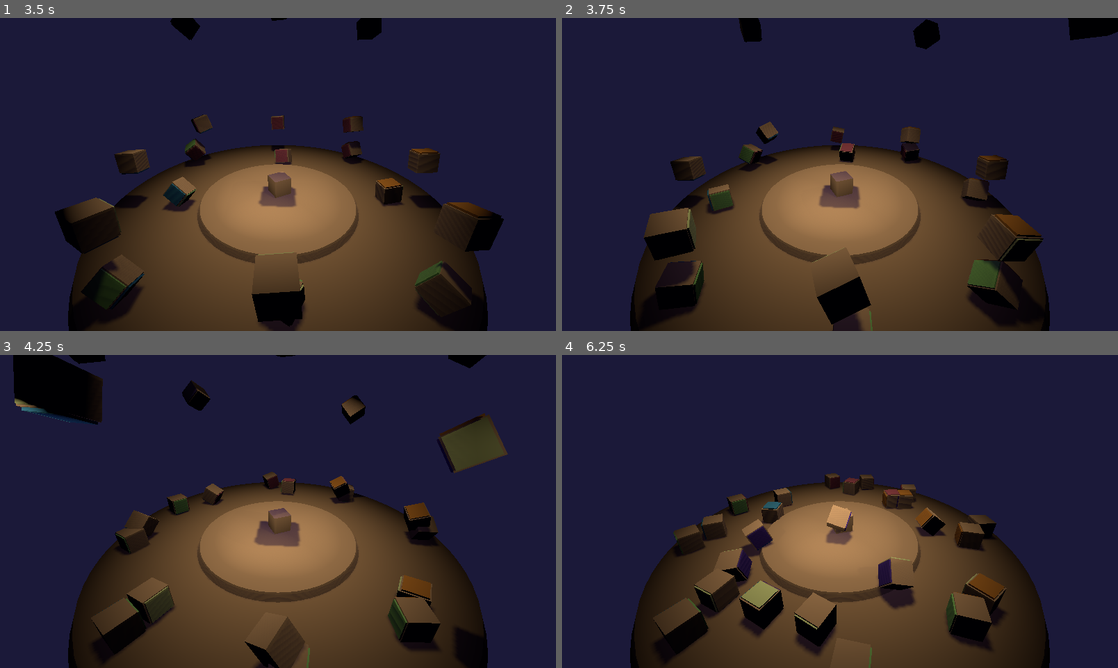
Above: before the commit, frames 1-4 (two rows, left to right).
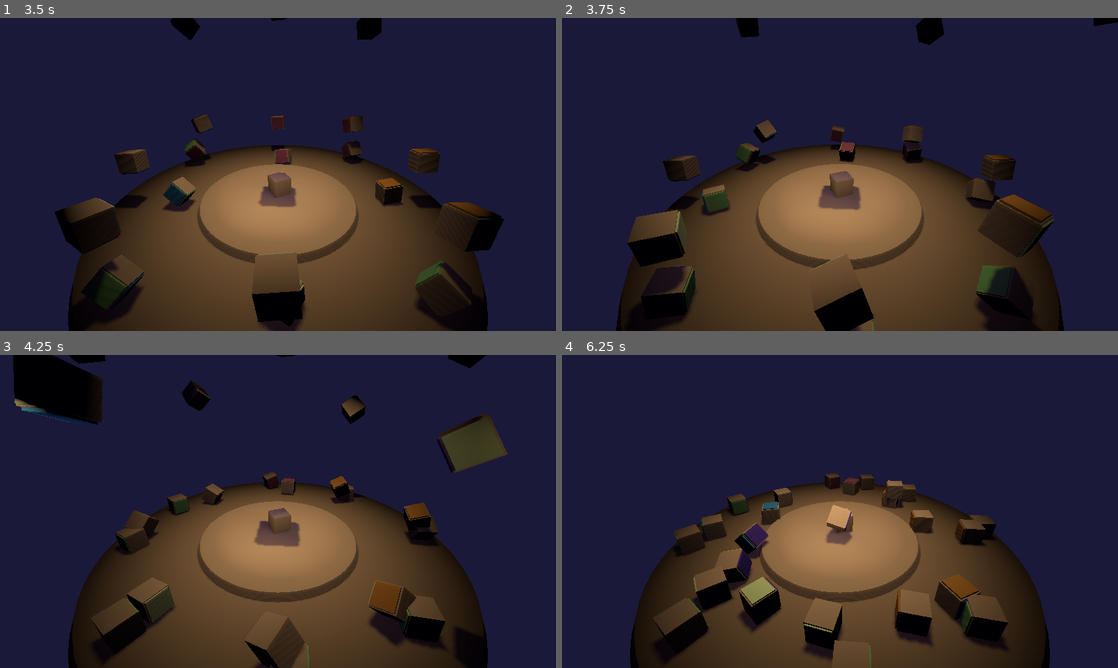
Above: after the commit, the same moments.

Repository: bitwise-aiden/gwj53
Game: Godot game, scene res://source/game/game.tscn
The game is run twice, just before and just after one commit, with the same random seed, the same clock (stepped at 60 frames per second) and the same inputs.
Inputs (mouse positions are in pixels of both pictures, inside the frame that each line leads up to):
- Up to frame 1 (3.5 s): tap Enter at 0.5, 1.35, 2.85 s; move the mouse to (400, 158) at 0.52 s; hold D 0.53-1.28 s; hold Enter 0.53-1.28 s; click (400, 158) at 0.67 s; move the mouse to (166, 190) at 1.27 s; hold S 1.28-2.03 s; click (166, 190) at 1.42 s; move the mouse to (333, 105) at 2.02 s; hold D 2.03-2.78 s; hold Enter 2.03-2.78 s; click (333, 105) at 2.17 s; move the mouse to (250, 237) at 2.77 s; hold W from 2.78 s (still down); click (250, 237) at 2.92 s
- Up to frame 2 (3.75 s): move the mouse to (1006, 221) at 3.52 s; release W at 3.53 s; hold A from 3.53 s (still down); hold Enter from 3.53 s (still down); click (1006, 221) at 3.67 s
- Up to frame 3 (4.25 s): keep holding A; keep holding Enter
- Up to frame 4 (6.25 s): move the mouse to (673, 464) at 4.27 s; release Enter at 4.28 s; tap Enter at 4.35, 5.85 s; click (673, 464) at 4.42 s; move the mouse to (867, 511) at 5.02 s; release A at 5.03 s; hold S 5.03-5.78 s; hold Enter 5.03-5.78 s; click (867, 511) at 5.17 s; move the mouse to (756, 433) at 5.77 s; hold D from 5.78 s (still down); click (756, 433) at 5.92 s

Frame 1 is identical in both runs. In frame 2, 8.5% of the frame differs, in the area x 9-100%, y 0-100%; in frame 3, 1.3%; in frame 4, 6.0%.

Commit message:
Add initial selection

Diff:
--- a/project.godot
+++ b/project.godot
@@ -23,11 +23,6 @@
 "class": "Part",
 "language": "GDScript",
 "path": "res://source/game/cube/part.gd"
-}, {
-"base": "Area",
-"class": "PlacementSphere",
-"language": "GDScript",
-"path": "res://source/game/placement_sphere.gd"
 }, {
 "base": "Resource",
 "class": "State",
@@ -68,7 +63,6 @@
 "Cube": "",
 "Face": "",
 "Part": "",
-"PlacementSphere": "",
 "State": "",
 "StateAssemble": "",
 "StateExplode": "",
--- a/source/game/game.tscn
+++ b/source/game/game.tscn
@@ -1,11 +1,10 @@
-[gd_scene load_steps=36 format=2]
+[gd_scene load_steps=35 format=2]
 
 [ext_resource path="res://source/game/cube/face.gd" type="Script" id=1]
 [ext_resource path="res://source/game/world/camera.gd" type="Script" id=2]
 [ext_resource path="res://source/game/cube/part.gd" type="Script" id=3]
 [ext_resource path="res://source/game/cube/cube.gd" type="Script" id=4]
 [ext_resource path="res://source/game/game.gd" type="Script" id=5]
-[ext_resource path="res://source/game/placement_sphere.gd" type="Script" id=6]
 
 [sub_resource type="GDScript" id=24]
 script/source = "extends Spatial
@@ -71,12 +70,6 @@
 
 [sub_resource type="BoxShape" id=4]
 extents = Vector3( 2, 2, 0.5 )
-
-[sub_resource type="SphereShape" id=32]
-radius = 5.0
-
-[sub_resource type="BoxShape" id=33]
-extents = Vector3( 20, 20, 1 )
 
 [sub_resource type="PhysicsMaterial" id=29]
 bounce = 0.5
@@ -113,6 +106,12 @@
 
 [sub_resource type="BoxShape" id=30]
 extents = Vector3( 1, 10, 8 )
+
+[sub_resource type="SphereShape" id=32]
+radius = 5.0
+
+[sub_resource type="BoxShape" id=33]
+extents = Vector3( 20, 20, 1 )
 
 [node name="game" type="Spatial"]
 script = ExtResource( 5 )
@@ -163,7 +162,7 @@
 
 [node name="parts_container" type="Spatial" parent="cube"]
 
-[node name="part_0" type="KinematicBody" parent="cube/parts_container" groups=["assemble_ignore"]]
+[node name="part_0" type="KinematicBody" parent="cube/parts_container"]
 transform = Transform( 1, 0, 0, 0, 1, 0, 0, 0, 1, -1.5, -1.5, -1.5 )
 collision_layer = 2
 collision_mask = 0
@@ -190,7 +189,7 @@
 mesh = SubResource( 16 )
 skeleton = NodePath("../..")
 
-[node name="part_1" type="KinematicBody" parent="cube/parts_container" groups=["assemble_ignore"]]
+[node name="part_1" type="KinematicBody" parent="cube/parts_container"]
 transform = Transform( 1, 0, 0, 0, 1, 0, 0, 0, 1, -1.5, -1.5, 0 )
 collision_layer = 2
 collision_mask = 0
@@ -212,7 +211,7 @@
 mesh = SubResource( 16 )
 skeleton = NodePath("../..")
 
-[node name="part_2" type="KinematicBody" parent="cube/parts_container" groups=["assemble_ignore"]]
+[node name="part_2" type="KinematicBody" parent="cube/parts_container"]
 transform = Transform( 1, 0, 0, 0, 1, 0, 0, 0, 1, -1.5, -1.5, 1.5 )
 collision_layer = 2
 collision_mask = 0
@@ -239,7 +238,7 @@
 mesh = SubResource( 19 )
 skeleton = NodePath("../..")
 
-[node name="part_3" type="KinematicBody" parent="cube/parts_container" groups=["assemble_ignore"]]
+[node name="part_3" type="KinematicBody" parent="cube/parts_container"]
 transform = Transform( 1, 0, 0, 0, 1, 0, 0, 0, 1, -1.5, 0, -1.5 )
 collision_layer = 2
 collision_mask = 0
@@ -261,7 +260,7 @@
 mesh = SubResource( 14 )
 skeleton = NodePath("../..")
 
-[node name="part_4" type="KinematicBody" parent="cube/parts_container" groups=["assemble_ignore"]]
+[node name="part_4" type="KinematicBody" parent="cube/parts_container"]
 transform = Transform( 1, 0, 0, 0, 1, 0, 0, 0, 1, -1.5, 0, 0 )
 collision_layer = 2
 collision_mask = 0
@@ -278,7 +277,7 @@
 mesh = SubResource( 12 )
 skeleton = NodePath("../..")
 
-[node name="part_5" type="KinematicBody" parent="cube/parts_container" groups=["assemble_ignore"]]
+[node name="part_5" type="KinematicBody" parent="cube/parts_container"]
 transform = Transform( 1, 0, 0, 0, 1, 0, 0, 0, 1, -1.5, 0, 1.5 )
 collision_layer = 2
 collision_mask = 0
@@ -300,7 +299,7 @@
 mesh = SubResource( 19 )
 skeleton = NodePath("../..")
 
-[node name="part_6" type="KinematicBody" parent="cube/parts_container" groups=["assemble_ignore"]]
+[node name="part_6" type="KinematicBody" parent="cube/parts_container"]
 transform = Transform( 1, 0, 0, 0, 1, 0, 0, 0, 1, -1.5, 1.5, -1.5 )
 collision_layer = 2
 collision_mask = 0
@@ -327,7 +326,7 @@
 mesh = SubResource( 21 )
 skeleton = NodePath("../..")
 
-[node name="part_7" type="KinematicBody" parent="cube/parts_container" groups=["assemble_ignore"]]
+[node name="part_7" type="KinematicBody" parent="cube/parts_container"]
 transform = Transform( 1, 0, 0, 0, 1, 0, 0, 0, 1, -1.5, 1.5, 0 )
 collision_layer = 2
 collision_mask = 0
@@ -349,7 +348,7 @@
 mesh = SubResource( 21 )
 skeleton = NodePath("../..")
 
-[node name="part_8" type="KinematicBody" parent="cube/parts_container" groups=["assemble_ignore"]]
+[node name="part_8" type="KinematicBody" parent="cube/parts_container"]
 transform = Transform( 1, 0, 0, 0, 1, 0, 0, 0, 1, -1.5, 1.5, 1.5 )
 collision_layer = 2
 collision_mask = 0
@@ -376,7 +375,7 @@
 mesh = SubResource( 19 )
 skeleton = NodePath("../..")
 
-[node name="part_9" type="KinematicBody" parent="cube/parts_container" groups=["assemble_ignore"]]
+[node name="part_9" type="KinematicBody" parent="cube/parts_container"]
 transform = Transform( 1, 0, 0, 0, 1, 0, 0, 0, 1, 0, -1.5, -1.5 )
 collision_layer = 2
 collision_mask = 0
@@ -398,7 +397,7 @@
 mesh = SubResource( 16 )
 skeleton = NodePath("../..")
 
-[node name="part_10" type="KinematicBody" parent="cube/parts_container" groups=["assemble_ignore"]]
+[node name="part_10" type="KinematicBody" parent="cube/parts_container"]
 transform = Transform( 1, 0, 0, 0, 1, 0, 0, 0, 1, 0, -1.5, 0 )
 collision_layer = 2
 collision_mask = 0
@@ -415,7 +414,7 @@
 mesh = SubResource( 16 )
 skeleton = NodePath("../..")
 
-[node name="part_11" type="KinematicBody" parent="cube/parts_container" groups=["assemble_ignore"]]
+[node name="part_11" type="KinematicBody" parent="cube/parts_container"]
 transform = Transform( 1, 0, 0, 0, 1, 0, 0, 0, 1, 0, -1.5, 1.5 )
 collision_layer = 2
 collision_mask = 0
@@ -437,7 +436,7 @@
 mesh = SubResource( 19 )
 skeleton = NodePath("../..")
 
-[node name="part_12" type="KinematicBody" parent="cube/parts_container" groups=["assemble_ignore"]]
+[node name="part_12" type="KinematicBody" parent="cube/parts_container"]
 transform = Transform( 1, 0, 0, 0, 1, 0, 0, 0, 1, 0, 0, -1.5 )
 collision_layer = 2
 collision_mask = 0
@@ -454,7 +453,7 @@
 mesh = SubResource( 14 )
 skeleton = NodePath("../..")
 
-[node name="part_13" type="KinematicBody" parent="cube/parts_container" groups=["assemble_ignore"]]
+[node name="part_13" type="KinematicBody" parent="cube/parts_container"]
 transform = Transform( 1, 0, 0, 0, 1, 0, 0, 0, 1, 0, 0, 1.5 )
 collision_layer = 2
 collision_mask = 0
@@ -471,7 +470,7 @@
 mesh = SubResource( 19 )
 skeleton = NodePath("../..")
 
-[node name="part_14" type="KinematicBody" parent="cube/parts_container" groups=["assemble_ignore"]]
+[node name="part_14" type="KinematicBody" parent="cube/parts_container"]
 transform = Transform( 1, 0, 0, 0, 1, 0, 0, 0, 1, 0, 1.5, -1.5 )
 collision_layer = 2
 collision_mask = 0
@@ -493,7 +492,7 @@
 mesh = SubResource( 21 )
 skeleton = NodePath("../..")
 
-[node name="part_15" type="KinematicBody" parent="cube/parts_container" groups=["assemble_ignore"]]
+[node name="part_15" type="KinematicBody" parent="cube/parts_container"]
 transform = Transform( 1, 0, 0, 0, 1, 0, 0, 0, 1, 0, 1.5, 0 )
 collision_layer = 2
 collision_mask = 0
@@ -510,7 +509,7 @@
 mesh = SubResource( 21 )
 skeleton = NodePath("../..")
 
-[node name="part_16" type="KinematicBody" parent="cube/parts_container" groups=["assemble_ignore"]]
+[node name="part_16" type="KinematicBody" parent="cube/parts_container"]
 transform = Transform( 1, 0, 0, 0, 1, 0, 0, 0, 1, 0.00414944, 1.5, 1.49934 )
 collision_layer = 2
 collision_mask = 0
@@ -532,7 +531,7 @@
 mesh = SubResource( 19 )
 skeleton = NodePath("../..")
 
-[node name="part_17" type="KinematicBody" parent="cube/parts_container" groups=["assemble_ignore"]]
+[node name="part_17" type="KinematicBody" parent="cube/parts_container"]
 transform = Transform( 1, 0, 0, 0, 1, 0, 0, 0, 1, 1.5, -1.5, -1.5 )
 collision_layer = 2
 collision_mask = 0
@@ -559,7 +558,7 @@
 mesh = SubResource( 23 )
 skeleton = NodePath("../..")
 
-[node name="part_18" type="KinematicBody" parent="cube/parts_container" groups=["assemble_ignore"]]
+[node name="part_18" type="KinematicBody" parent="cube/parts_container"]
 transform = Transform( 1, 0, 0, 0, 1, 0, 0, 0, 1, 1.5, -1.5, 0 )
 collision_layer = 2
 collision_mask = 0
@@ -581,7 +580,7 @@
 mesh = SubResource( 23 )
 skeleton = NodePath("../..")
 
-[node name="part_19" type="KinematicBody" parent="cube/parts_container" groups=["assemble_ignore"]]
+[node name="part_19" type="KinematicBody" parent="cube/parts_container"]
 transform = Transform( 1, 0, 0, 0, 1, 0, 0, 0, 1, 1.5, -1.5, 1.5 )
 collision_layer = 2
 collision_mask = 0
@@ -608,7 +607,7 @@
 mesh = SubResource( 23 )
 skeleton = NodePath("../..")
 
-[node name="part_20" type="KinematicBody" parent="cube/parts_container" groups=["assemble_ignore"]]
+[node name="part_20" type="KinematicBody" parent="cube/parts_container"]
 transform = Transform( 1, 0, 0, 0, 1, 0, 0, 0, 1, 1.5, 0, -1.5 )
 collision_layer = 2
 collision_mask = 0
@@ -630,7 +629,7 @@
 mesh = SubResource( 23 )
 skeleton = NodePath("../..")
 
-[node name="part_21" type="KinematicBody" parent="cube/parts_container" groups=["assemble_ignore"]]
+[node name="part_21" type="KinematicBody" parent="cube/parts_container"]
 transform = Transform( 1, 0, 0, 0, 1, 0, 0, 0, 1, 1.5, 0, 0 )
 collision_layer = 2
 collision_mask = 0
@@ -647,7 +646,7 @@
 mesh = SubResource( 23 )
 skeleton = NodePath("../..")
 
-[node name="part_22" type="KinematicBody" parent="cube/parts_container" groups=["assemble_ignore"]]
+[node name="part_22" type="KinematicBody" parent="cube/parts_container"]
 transform = Transform( 1, 0, 0, 0, 1, 0, 0, 0, 1, 1.5, 0, 1.5 )
 collision_layer = 2
 collision_mask = 0
@@ -669,7 +668,7 @@
 mesh = SubResource( 23 )
 skeleton = NodePath("../..")
 
-[node name="part_23" type="KinematicBody" parent="cube/parts_container" groups=["assemble_ignore"]]
+[node name="part_23" type="KinematicBody" parent="cube/parts_container"]
 transform = Transform( 1, 0, 0, 0, 1, 0, 0, 0, 1, 1.5, 1.5, -1.5 )
 collision_layer = 2
 collision_mask = 0
@@ -696,7 +695,7 @@
 mesh = SubResource( 23 )
 skeleton = NodePath("../..")
 
-[node name="part_24" type="KinematicBody" parent="cube/parts_container" groups=["assemble_ignore"]]
+[node name="part_24" type="KinematicBody" parent="cube/parts_container"]
 transform = Transform( 1, 0, 0, 0, 1, 0, 0, 0, 1, 1.5, 1.5, 0 )
 collision_layer = 2
 collision_mask = 0
@@ -718,7 +717,7 @@
 mesh = SubResource( 23 )
 skeleton = NodePath("../..")
 
-[node name="part_25" type="KinematicBody" parent="cube/parts_container" groups=["assemble_ignore"]]
+[node name="part_25" type="KinematicBody" parent="cube/parts_container"]
 transform = Transform( 1, 0, 0, 0, 1, 0, 0, 0, 1, 1.5, 1.5, 1.5 )
 collision_layer = 2
 collision_mask = 0
@@ -747,7 +746,7 @@
 
 [node name="faces_container" type="Spatial" parent="cube"]
 
-[node name="face_front" type="Area" parent="cube/faces_container" groups=["assemble_ignore"]]
+[node name="face_front" type="Area" parent="cube/faces_container"]
 transform = Transform( 1, 0, 0, 0, 1, 0, 0, 0, 1, 0, 0, 1.5 )
 collision_layer = 0
 collision_mask = 2
@@ -756,7 +755,7 @@
 [node name="collider" type="CollisionShape" parent="cube/faces_container/face_front"]
 shape = SubResource( 4 )
 
-[node name="face_standing" type="Area" parent="cube/faces_container" groups=["assemble_ignore"]]
+[node name="face_standing" type="Area" parent="cube/faces_container"]
 collision_layer = 0
 collision_mask = 2
 script = ExtResource( 1 )
@@ -764,7 +763,7 @@
 [node name="collider" type="CollisionShape" parent="cube/faces_container/face_standing"]
 shape = SubResource( 4 )
 
-[node name="face_back" type="Area" parent="cube/faces_container" groups=["assemble_ignore"]]
+[node name="face_back" type="Area" parent="cube/faces_container"]
 transform = Transform( 1, 0, 0, 0, 1, 0, 0, 0, 1, 0, 0, -1.5 )
 collision_layer = 0
 collision_mask = 2
@@ -773,7 +772,7 @@
 [node name="collider" type="CollisionShape" parent="cube/faces_container/face_back"]
 shape = SubResource( 4 )
 
-[node name="face_top" type="Area" parent="cube/faces_container" groups=["assemble_ignore"]]
+[node name="face_top" type="Area" parent="cube/faces_container"]
 transform = Transform( 1, 0, 0, 0, -4.37114e-08, -1, 0, 1, -4.37114e-08, 0, 1.5, 0 )
 collision_layer = 0
 collision_mask = 2
@@ -782,7 +781,7 @@
 [node name="collider" type="CollisionShape" parent="cube/faces_container/face_top"]
 shape = SubResource( 4 )
 
-[node name="face_equator" type="Area" parent="cube/faces_container" groups=["assemble_ignore"]]
+[node name="face_equator" type="Area" parent="cube/faces_container"]
 transform = Transform( 1, 0, 0, 0, -4.37114e-08, -1, 0, 1, -4.37114e-08, 0, 0, 0 )
 collision_layer = 0
 collision_mask = 2
@@ -791,7 +790,7 @@
 [node name="collider" type="CollisionShape" parent="cube/faces_container/face_equator"]
 shape = SubResource( 4 )
 
-[node name="face_bottom" type="Area" parent="cube/faces_container" groups=["assemble_ignore"]]
+[node name="face_bottom" type="Area" parent="cube/faces_container"]
 transform = Transform( 1, 0, 0, 0, -4.37114e-08, -1, 0, 1, -4.37114e-08, 0, -1.5, 0 )
 collision_layer = 0
 collision_mask = 2
@@ -800,7 +799,7 @@
 [node name="collider" type="CollisionShape" parent="cube/faces_container/face_bottom"]
 shape = SubResource( 4 )
 
-[node name="face_left" type="Area" parent="cube/faces_container" groups=["assemble_ignore"]]
+[node name="face_left" type="Area" parent="cube/faces_container"]
 transform = Transform( -4.37114e-08, 0, 1, 0, 1, 0, -1, 0, -4.37114e-08, -1.5, 0, 0 )
 collision_layer = 0
 collision_mask = 2
@@ -809,7 +808,7 @@
 [node name="collider" type="CollisionShape" parent="cube/faces_container/face_left"]
 shape = SubResource( 4 )
 
-[node name="face_middle" type="Area" parent="cube/faces_container" groups=["assemble_ignore"]]
+[node name="face_middle" type="Area" parent="cube/faces_container"]
 transform = Transform( -4.37114e-08, 0, 1, 0, 1, 0, -1, 0, -4.37114e-08, 0, 0, 0 )
 collision_layer = 0
 collision_mask = 2
@@ -818,7 +817,7 @@
 [node name="collider" type="CollisionShape" parent="cube/faces_container/face_middle"]
 shape = SubResource( 4 )
 
-[node name="face_right" type="Area" parent="cube/faces_container" groups=["assemble_ignore"]]
+[node name="face_right" type="Area" parent="cube/faces_container"]
 transform = Transform( -4.37114e-08, 0, 1, 0, 1, 0, -1, 0, -4.37114e-08, 1.5, 0, 0 )
 collision_layer = 0
 collision_mask = 2
@@ -828,21 +827,9 @@
 transform = Transform( 1, 0, 0, 0, 1, 0, 0, 0, 1, -0.00706196, 0, 0.00878048 )
 shape = SubResource( 4 )
 
-[node name="placement_sphere" type="Area" parent="cube" groups=["placement_sphere"]]
-collision_layer = 4
-collision_mask = 4
-script = ExtResource( 6 )
-
-[node name="collider_sphere" type="CollisionShape" parent="cube/placement_sphere"]
-shape = SubResource( 32 )
-
-[node name="collider_back" type="CollisionShape" parent="cube/placement_sphere"]
-transform = Transform( 1, 0, 0, 0, 1, 0, 0, 0, 1, 0, -0.5, -0.5 )
-shape = SubResource( 33 )
-
 [node name="world" type="Spatial" parent="."]
 
-[node name="ceiling" type="StaticBody" parent="world" groups=["assemble_ignore"]]
+[node name="ceiling" type="StaticBody" parent="world"]
 transform = Transform( 1, 0, 0, 0, 1, 0, 0, 0, 1, 0, 20, 0 )
 physics_material_override = SubResource( 29 )
 
@@ -850,7 +837,7 @@
 transform = Transform( 1, 0, 0, 0, 1, 0, 0, 0, 1, 0, -6, 0 )
 shape = SubResource( 25 )
 
-[node name="floor" type="StaticBody" parent="world" groups=["assemble_ignore"]]
+[node name="floor" type="StaticBody" parent="world"]
 
 [node name="collider" type="CollisionShape" parent="world/floor"]
 transform = Transform( 1, 0, 0, 0, 1, 0, 0, 0, 1, 0, -5.7, 0 )
@@ -861,7 +848,7 @@
 mesh = SubResource( 9 )
 skeleton = NodePath("../..")
 
-[node name="plinth" type="StaticBody" parent="world" groups=["assemble_ignore"]]
+[node name="plinth" type="StaticBody" parent="world"]
 
 [node name="collider" type="CollisionShape" parent="world/plinth"]
 transform = Transform( 1, 0, 0, 0, 1, 0, 0, 0, 1, 0, -5.7, 0 )
@@ -872,7 +859,7 @@
 mesh = SubResource( 7 )
 skeleton = NodePath("../..")
 
-[node name="wall" type="StaticBody" parent="world" groups=["assemble_ignore"]]
+[node name="wall" type="StaticBody" parent="world"]
 physics_material_override = SubResource( 31 )
 
 [node name="segment_0" type="CollisionShape" parent="world/wall"]
@@ -930,3 +917,18 @@
 [node name="segment_16" type="CollisionShape" parent="world/wall"]
 transform = Transform( -4.37114e-08, 0, 1, 0, 1, 0, -1, 0, -4.37114e-08, 0, 4, 11.7584 )
 shape = SubResource( 30 )
+
+[node name="placement_sphere" type="StaticBody" parent="world"]
+collision_layer = 8
+collision_mask = 8
+
+[node name="collider_sphere" type="CollisionShape" parent="world/placement_sphere"]
+shape = SubResource( 32 )
+
+[node name="collider_floor" type="CollisionShape" parent="world/placement_sphere"]
+transform = Transform( 1, 0, 0, 0, 0.13798, 0.990435, 0, -0.990435, 0.13798, 0, -0.5, -0.5 )
+shape = SubResource( 33 )
+
+[node name="collider_back" type="CollisionShape" parent="world/placement_sphere"]
+transform = Transform( 1, 0, 0, 0, 0.962984, 0.269559, 0, -0.269559, 0.962984, 0, -0.5, 0.18855 )
+shape = SubResource( 33 )
--- a/source/game/placement_sphere.gd
+++ /dev/null
@@ -1,8 +0,0 @@
-class_name PlacementSphere extends Area
-
-
-# Lifecycle methods
-
-func _ready():
-	var camera_position: Vector3 = get_viewport().get_camera().translation
-	$collider_back.look_at(camera_position, Vector3.UP)
--- a/source/game/state/state_assemble.gd
+++ b/source/game/state/state_assemble.gd
@@ -8,11 +8,17 @@
 var __action: int = Action.Place
 var __over: RigidBody
 
+var __camera: Camera
+var __camera_origin: Vector3
+var __camera_zoom: Vector3
+
 
 # Lifecycle methods
 
 func _init(tree: SceneTree, cube: Cube).(tree, cube) -> void:
-	pass
+	__camera = _cube.get_viewport().get_camera()
+	__camera_origin = __camera.translation
+	__camera_zoom = (Vector3(0.0, -3.0, 0.0) - __camera_origin).normalized() * 5.0 + __camera_origin
 
 
 func process(delta: float) -> void:
@@ -33,33 +39,44 @@
 	if Input.is_mouse_button_pressed(BUTTON_LEFT):
 		if __action == Action.Select && __over:
 			__action = Action.Place
+			__pan(__camera_zoom)
 	elif __action == Action.Place:
 		__action = Action.Select
+		__pan(__camera_origin)
 
 	if __over:
 		print(__over)
 
+
 # Private methods
 
-func __select() -> void:
-	var result: Dictionary = __intersect(false)
-	__over = result.get("collider", null)
+func __intersect(collision_mask: int) -> Dictionary:
+	var mouse_position: Vector2 = _cube.get_viewport().get_mouse_position()
+	var space_state: PhysicsDirectSpaceState = _cube.get_world().direct_space_state
+
+	var ray_origin: Vector3 = __camera.project_ray_origin(mouse_position)
+	var ray_normal: Vector3 = __camera.project_ray_normal(mouse_position) * 100.0
+	ray_origin += ray_normal.normalized() * 5.0
+
+	return space_state.intersect_ray(ray_origin, ray_origin + ray_normal, [], collision_mask)
 
 
+func __pan(position: Vector3) -> void:
+	var tween = _cube.create_tween()
+	tween.tween_property(
+		__camera,
+		"translation",
+		position,
+		0.5
+	)
+
 func __place(delta: float) -> void:
-	var result: Dictionary = __intersect(true)
-	print(result)
+	var result: Dictionary = __intersect(1 << 3)
+#	print(result.get("position", []))
 
-#	__over.translation = lerp(__over.translation, result["position"], 0.5)
+	__over.translation = lerp(__over.translation, result["position"], 0.5)
 
 
-func __intersect(area: bool) -> Dictionary:
-	var mouse_position: Vector2 = _cube.get_viewport().get_mouse_position()
-	var camera: Camera = _cube.get_viewport().get_camera()
-	var space_state: PhysicsDirectSpaceState = _cube.get_world().direct_space_state
-
-	var ray_origin: Vector3 = camera.project_ray_origin(mouse_position)
-	var ray_normal: Vector3 = camera.project_ray_normal(mouse_position) * 100.0
-	ray_origin += ray_normal.normalized() * 10.0
-
-	return space_state.intersect_ray(ray_origin, ray_origin + ray_normal, [], 1 << 3, !area, area)
+func __select() -> void:
+	var result: Dictionary = __intersect(1 << 2)
+	__over = result.get("collider", null)
--- a/source/game/state/state_explode.gd
+++ b/source/game/state/state_explode.gd
@@ -44,8 +44,14 @@
 		rigid_body.add_child(part_collider)
 		rigid_body.add_child(part_mesh)
 
-		rigid_body.collision_mask |= 1 << 3
-		rigid_body.collision_layer |= 1 << 3
+		print(rigid_body.collision_mask)
+		print(rigid_body.collision_layer)
+
+		rigid_body.collision_mask |= 1 << 2
+		rigid_body.collision_layer |= 1 << 2
+
+		print(rigid_body.collision_mask)
+		print(rigid_body.collision_layer)
 
 		var direction: Vector3 = rigid_body.translation - origin
 		rigid_body.apply_impulse(rigid_body.translation, direction * 500.0)
